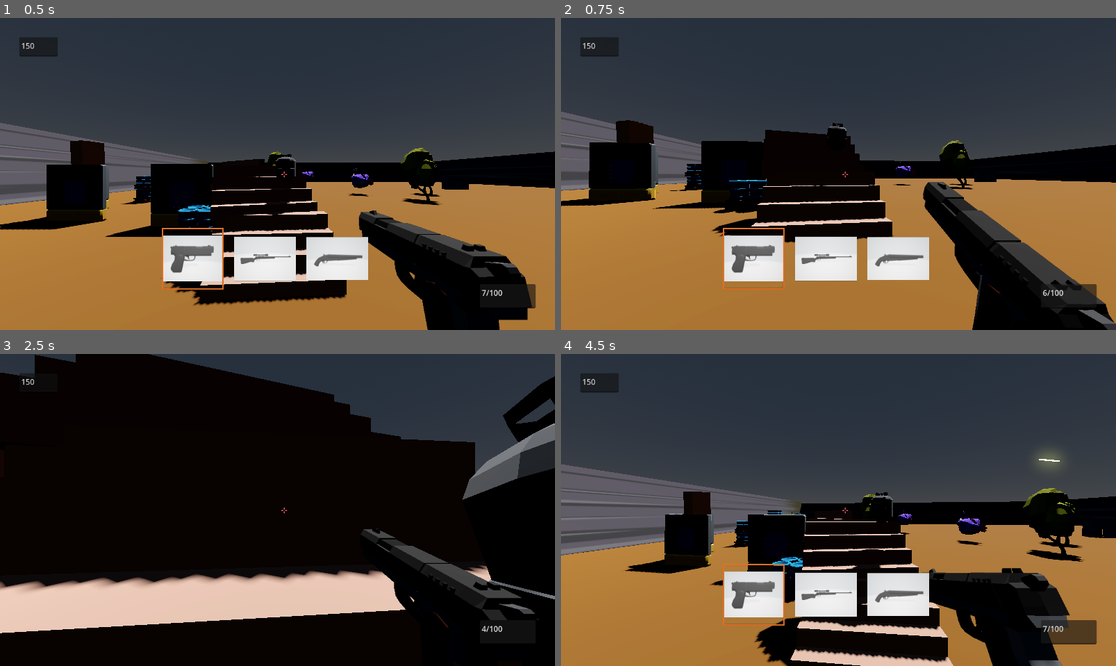
Above: before the commit, frames 1-4 (two rows, left to right).
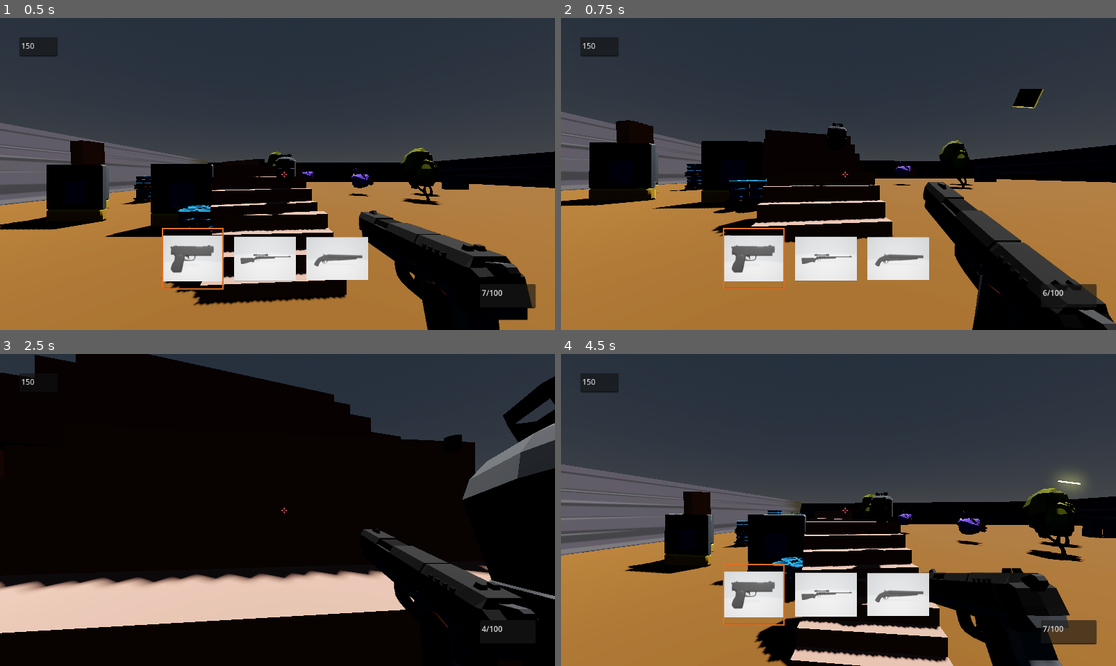
Above: after the commit, the same moments.

Repository: pixelcrust/godotfps
Game: Godot game, scene res://world.tscn
Two runs of this game, one before a commit and one after it. Both use one fixed random seed, a clock stepped at 60 frames per second and the inputs below.
Inputs (mouse positions are in pixels of both pictures, inside the frame that each line leads up to):
- Up to frame 1 (0.5 s): no input
- Up to frame 2 (0.75 s): move the mouse to (866, 174) at 0.52 s; hold W (key_forward) from 0.53 s (still down); click (866, 174) at 0.6 s
- Up to frame 3 (2.5 s): keep holding W (key_forward); tap Space (key_jump) at 0.77, 1.52 s; move the mouse to (249, 510) at 1.27 s; tap F (Interact) at 1.35 s; click (249, 510) at 1.55 s; move the mouse to (288, 503) at 2.02 s; hold Ctrl (key_crouch) from 2.03 s (still down); click (288, 503) at 2.3 s
- Up to frame 4 (4.5 s): keep holding W (key_forward); move the mouse to (832, 516) at 2.77 s; release Ctrl (key_crouch) at 2.78 s; tap Tab (key_next_weapon) at 2.85 s; tap Space (key_jump) at 3.02, 3.77 s; click (832, 516) at 3.05 s; move the mouse to (877, 513) at 3.52 s; hold Shift (key_run) 3.53-4.28 s; click (877, 513) at 3.8 s; tap F1 (restart) at 4.15 s; move the mouse to (794, 506) at 4.27 s; click (794, 506) at 4.35 s

Frame 1 is identical in both runs. In frame 2, 0.3% of the frame differs, in the area x 81-87%, y 22-29%; in frame 3, 0.1%; in frame 4, 0.4%, in the area x 85-95%, y 31-45%.

Commit message:
added shell for pistol shots

Diff:
--- /dev/null
+++ b/Scenes/emitter_shell.tscn
@@ -0,0 +1,29 @@
+[gd_scene load_steps=4 format=3 uid="uid://chsas1jluft0x"]
+
+[sub_resource type="ParticleProcessMaterial" id="ParticleProcessMaterial_be4kk"]
+direction = Vector3(1, 1, 0)
+spread = 30.0
+initial_velocity_min = 3.0
+initial_velocity_max = 5.0
+
+[sub_resource type="StandardMaterial3D" id="StandardMaterial3D_dm6xt"]
+albedo_color = Color(0.784314, 0.701961, 0.12549, 1)
+metallic = 0.76
+
+[sub_resource type="CylinderMesh" id="CylinderMesh_7w3yc"]
+material = SubResource("StandardMaterial3D_dm6xt")
+flip_faces = true
+top_radius = 0.05
+bottom_radius = 0.05
+height = 0.1
+
+[node name="emitter_shell" type="Node3D"]
+
+[node name="GPUParticles3D" type="GPUParticles3D" parent="."]
+emitting = false
+amount = 1
+one_shot = true
+explosiveness = 1.0
+randomness = 0.47
+process_material = SubResource("ParticleProcessMaterial_be4kk")
+draw_pass_1 = SubResource("CylinderMesh_7w3yc")
--- a/Scenes/enemy_dummy.tscn
+++ b/Scenes/enemy_dummy.tscn
@@ -46,7 +46,6 @@
 collision_mask = 4
 
 [node name="Timer" type="Timer" parent="base/body/arm/gun"]
-autostart = true
 
 [node name="direction_helper" type="Node3D" parent="base/body"]
 transform = Transform3D(1, 0, 0, 0, 1, 0, 0, 0, 1, 0, 1.59332, 1.75008)
--- a/Scenes/gun.tscn
+++ b/Scenes/gun.tscn
@@ -1,7 +1,8 @@
-[gd_scene load_steps=15 format=3 uid="uid://brid1ads3hnl2"]
+[gd_scene load_steps=16 format=3 uid="uid://brid1ads3hnl2"]
 
 [ext_resource type="Script" path="res://gun.gd" id="1_wbae3"]
 [ext_resource type="ArrayMesh" uid="uid://bvusfqurfcyjm" path="res://Models/Item/Pistol_1.obj" id="2_wtbyh"]
+[ext_resource type="PackedScene" uid="uid://chsas1jluft0x" path="res://Scenes/emitter_shell.tscn" id="3_woa2a"]
 [ext_resource type="AudioStream" uid="uid://chy8hsl0w22pe" path="res://gun.wav" id="4_ismwp"]
 
 [sub_resource type="StandardMaterial3D" id="StandardMaterial3D_ilcsg"]
@@ -123,6 +124,9 @@
 [node name="RayCast3D" type="RayCast3D" parent="MeshInstance3D"]
 transform = Transform3D(-6.24449e-08, -1.42857, 0, 1.42857, -6.24449e-08, 0, 0, 0, 1.42857, 0.0437703, 0.51497, 0)
 
+[node name="emitter_shell" parent="MeshInstance3D" instance=ExtResource("3_woa2a")]
+transform = Transform3D(-0.116948, 0, -0.993138, 0, 1, 0, 0.993138, 0, -0.116948, 0.814452, 0.61147, 0)
+
 [node name="AnimationPlayer" type="AnimationPlayer" parent="."]
 libraries = {
 "": SubResource("AnimationLibrary_o0rj0")
--- a/Scenes/player.tscn
+++ b/Scenes/player.tscn
@@ -8,6 +8,7 @@
 [sub_resource type="CapsuleMesh" id="CapsuleMesh_gmr4f"]
 
 [sub_resource type="CapsuleShape3D" id="CapsuleShape3D_uqqjj"]
+height = 1.40141
 
 [sub_resource type="ConvexPolygonShape3D" id="ConvexPolygonShape3D_70keh"]
 points = PackedVector3Array(-0.125207, -0.532801, -0.480507, 0.0227831, 0.47607, 0.498884, 0.169713, 0.559144, 0.464172 …(924 unchanged characters)…
@@ -115,6 +116,7 @@
 script = ExtResource("2_wfych")
 
 [node name="CollisionShape3D" type="CollisionShape3D" parent="MeshInstance3D/bone_body"]
+transform = Transform3D(1, 0, 0, 0, 1, 0, 0, 0, 1, 0, -0.20769, 0.0131297)
 shape = SubResource("CapsuleShape3D_uqqjj")
 
 [node name="CollisionShape3D2" type="CollisionShape3D" parent="."]
@@ -203,6 +205,7 @@
 damage_multiplier = 2
 
 [node name="CollisionShape3D" type="CollisionShape3D" parent="Head/bone_head"]
+transform = Transform3D(1, 0, 0, 0, 1, 0, 0, 0, 1, 0, 0, -0.0157435)
 shape = SubResource("SphereShape3D_3bbqp")
 
 [node name="AnimationPlayer" type="AnimationPlayer" parent="."]
--- a/Scripts/enemy_dummy.gd
+++ b/Scripts/enemy_dummy.gd
@@ -12,6 +12,7 @@
 
 @onready var hp_start = 100
 @onready var hp = hp_start
+var vertical_shooting_error_range = 2
 @onready var state = -1
 #0.. idle
 #1..aiming at player
@@ -29,19 +30,29 @@
 func _ready():
 
 	player = get_tree().get_nodes_in_group("player")[0]
-	timer.connect("timeout",_timeout)
+
 
 func _physics_process(delta):
 	# Add the gravity.
 	if not is_on_floor():
 		velocity.y -= gravity * delta
+
+	print_debug("state:" + str(state))
 	match state:
 		0:
 			pass
-			#print_debug("state 0 idle")
-		1:
-			#print_debug("state 1 aiming")
+			timer.stop()
+			state = 2
+		1: #aiming and shooting
+			if timer.time_left == 0:
+				timer.start()
+			#print_debug(timer.time_left)
 			aim(delta)
+			timer.connect("timeout",_timeout)
+			velocity.x = 0
+			velocity.z = 0
+		2: #move
+			velocity = Vector3(-5,0,0)
 		_:
 			state = 0
 	move_and_slide()
@@ -50,7 +61,7 @@
 		die()
 
 func aim(delta):
-	var dir_to_player = rad_to_deg(body.global_position.angle_to(player.global_position))
+	#var dir_to_player = rad_to_deg(body.global_position.angle_to(player.global_position))
 
 	# aiming from the arm of the enemy to the head of the player
 	var global_pos1 = arm.global_transform.origin
@@ -68,7 +79,7 @@
 	#set the angle of the arm
 
 
-	arm.rotation.z = vertical_angle
+	arm.rotation.z = vertical_angle + deg_to_rad(randi_range(-vertical_shooting_error_range,vertical_shooting_error_range))
 
 
 	direction_helper.look_at(player.global_transform.origin,Vector3.UP)
@@ -81,7 +92,7 @@
 
 		#body.rotate_y(1.0*delta)
 
-		body.rotate_y(-deg_to_rad(direction_helper.rotation.y * turn_speed_horizontally*delta))
+		rotate_y(-deg_to_rad(direction_helper.rotation.y * turn_speed_horizontally*delta))
 		#arm.rotate_z(deg_to_rad(dir_to_player) * turn_speed_horizontally*delta)
 		var ray_gun_collider = ray_gun.get_collider()
 
@@ -96,10 +107,13 @@
 		#arm.rotate_x(-turn_speed_vertically*delta)
 
 	else:
+		#timer.start()
 		#print("raycastcollider:"+str(ray_view.get_collider())+".... player:"+str(player))
 		pass
 func _timeout():
 	shoot()
+	if state == 1:
+		timer.start()
 
 func shoot():
 	var new_bullet = bullet.instantiate()
--- a/gun.gd
+++ b/gun.gd
@@ -6,6 +6,8 @@
 @onready var bullet = preload("res://Scenes/bullet.tscn")
 @onready var sound_shoot = preload("res://Models/Sounds/sfx_weapon_singleshot21.wav")
 @onready var player = null
+@onready var emitter_shell = $MeshInstance3D/emitter_shell/GPUParticles3D
+
 
 # Called when the node enters the scene tree for the first time.
 func _ready():
@@ -21,10 +23,13 @@
 		if player.inventory[inventory_selector].loaded > 0:
 			player.inventory[inventory_selector].loaded -= 1
 			animation_player.play("shoot")
+			emitter_shell.set_emitting(true)
+			emitter_shell.restart()
 			var new_bullet = bullet.instantiate()
 			new_bullet.position = barrel.global_position
 			new_bullet.transform.basis = global_transform.basis
 			get_tree().root.get_children()[0].add_child(new_bullet);
+			await get_tree().create_timer(0.5).timeout
 		else:
 			pass
 
@@ -38,3 +43,6 @@
 			var reload_amount = min(space, player.inventory[inventory_selector].spare_ammo)
 			player.inventory[inventory_selector].loaded += reload_amount
 			player.inventory[inventory_selector].spare_ammo -= reload_amount
+
+func _on_timer_timeout():
+	pass
